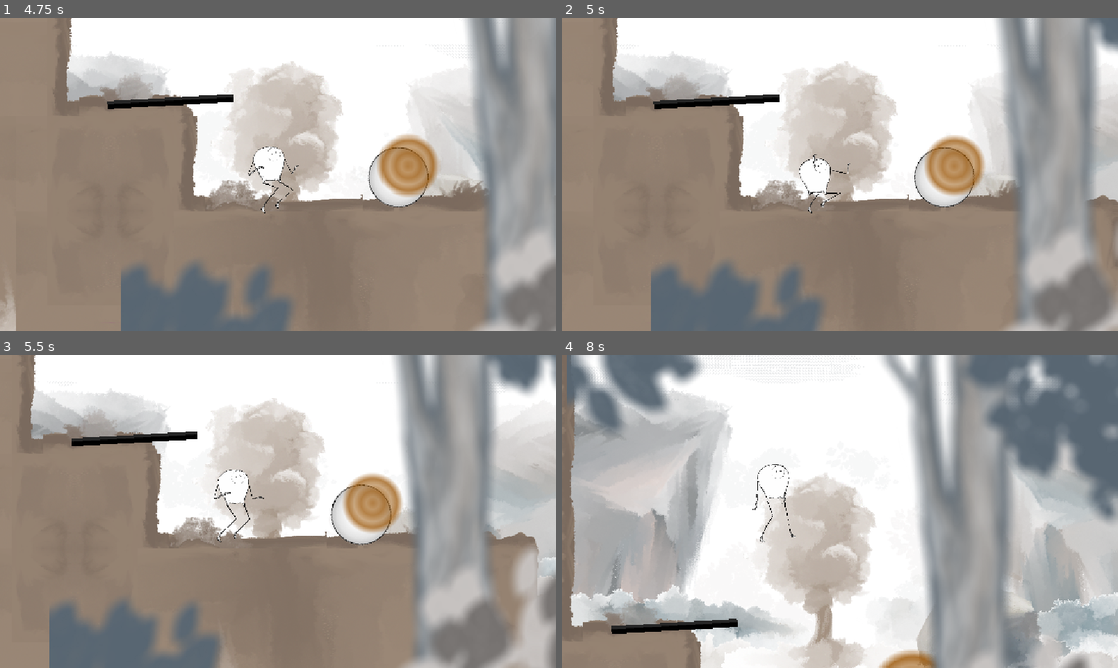
Above: before the commit, frames 1-4 (two rows, left to right).
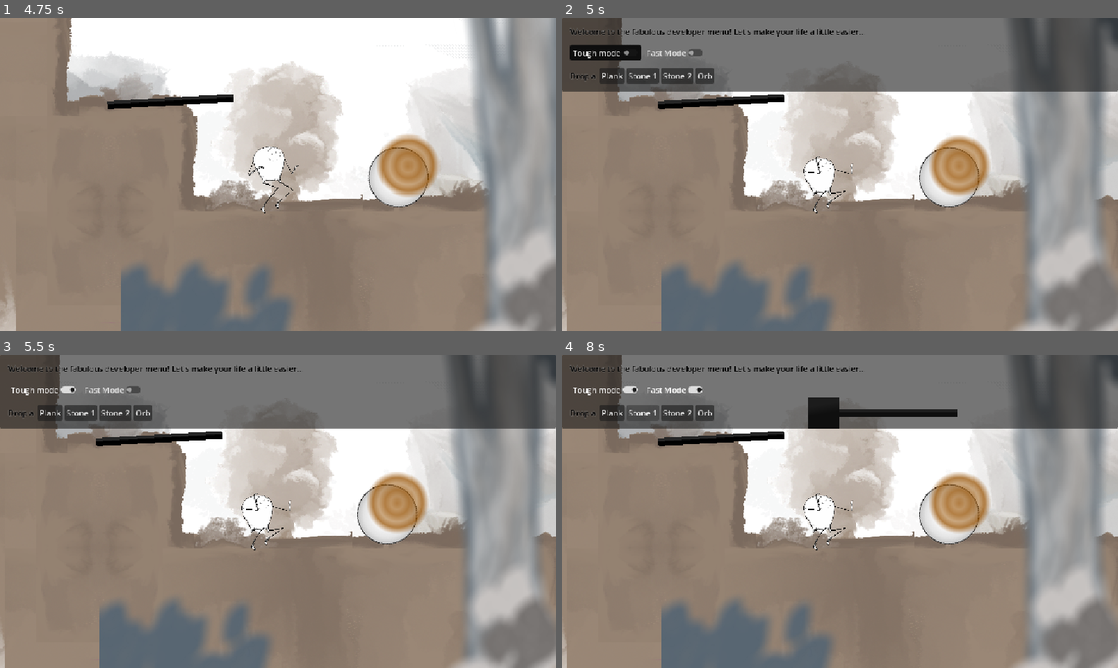
Above: after the commit, the same moments.

Repository: markguinn/wheel-of-worlds
Game: Godot game, scene res://main.tscn
Two runs of this game, one before a commit and one after it. Both use one fixed random seed, a clock stepped at 60 frames per second and the inputs below.
Inputs (mouse positions are in pixels of both pictures, inside the frame that each line leads up to):
- Up to frame 1 (4.75 s): click "Level 1" at 0.5 s; tap Enter (interact) at 1.25 s; move the mouse to (400, 158) at 1.27 s; hold Right (right) 1.28-2 s; hold Space (jump) 1.28-2 s; click (400, 158) at 1.42 s; drag from (166, 190) to (350, 140) at 2.02 s; move the mouse to (333, 105) at 2.77 s; hold Left (left) 2.78-3.5 s; hold Space (jump) 2.78-3.5 s; tap 0 at 2.85 s; drag from (250, 237) to (450, 165) at 3.52 s; move the mouse to (444, 221) at 4.27 s; hold Right (right) from 4.28 s (still down); hold Space (jump) from 4.28 s (still down); tap 8 at 4.35 s
- Up to frame 2 (5 s): keep holding Right (right); keep holding Space (jump); tap F (dev_menu, bound only after the commit) at 4.9 s
- Up to frame 3 (5.5 s): release Right (right) at 5 s; release Space (jump) at 5 s; click (44, 389) at 5 s, where only the run after the commit has a clickable "Tough mode"
- Up to frame 4 (8 s): click (673, 389) at 5.75 s, where only the run after the commit has a clickable "Fast Mode"; click (612, 411) at 6.5 s, where only the run after the commit has a clickable "Plank"; click (645, 411) at 7.25 s, where only the run after the commit has a clickable "Stone 1"

Frame 1 is identical in both runs. In frame 2, 32% of the frame differs, in the area x 0-100%, y 0-100%; in frame 3, 50%; in frame 4, 87%.

Commit message:
Added a "dev menu" (press F)

Diff:
--- a/actors/player/player.gd
+++ b/actors/player/player.gd
@@ -10,10 +10,9 @@
 @export var holding_hand: Node2D
 @export var resting_point: Node2D
 
-## may not use this but the idea was that we could try to animate the motion a little bit
-## to line up motion with the feet on the ground. it didn't pan out  very well but i didn't
-## rip it out yet. the animation is disabled
-@export var walk_multiplier := 1.0
+@export var tough_mode := false
+@export var jump_multiplier := 1.0
+@export var speed_multiplier := 1.0
 
 var last_floor_touch: int
 var is_holding_prop: Node2D = null
@@ -64,7 +63,6 @@
 		dust_particles_r.emitting = true
 
 
-var _dev_walk_speeds := {}
 func _input(event: InputEvent) -> void:
 	if event.is_action_pressed("jump") and can_jump():
 		state_machine.transition_by_name("Jump")
@@ -78,25 +76,6 @@
 		elif state_machine.get_active() != "Ragdoll":
 			state_machine.transition_by_name.call_deferred("Ragdoll")
 			get_viewport().set_input_as_handled()
-
-	if GameManager.DEV_MODE and event is InputEventKey and event.pressed and not event.is_echo():
-		match event.physical_keycode:
-			KEY_F:
-				for s in state_machine.get_states():
-					if is_zero_approx(_dev_walk_speeds.get(s.name, 0.0)):
-						_dev_walk_speeds[s.name] = s.horizontal_speed
-						s.horizontal_speed = 1000.0
-					else:
-						s.horizontal_speed = _dev_walk_speeds.get(s.name, 0.0)
-						_dev_walk_speeds[s.name] = 0.0
-				var jump := state_machine.get_state("Jump")
-				for k in ["jump_strength", "carrying_jump_strength"]:
-					if is_zero_approx(_dev_walk_speeds.get(k, 0.0)):
-						_dev_walk_speeds[k] = jump.get(k)
-						jump.set(k, 1800.0)
-					else:
-						jump.set(k, _dev_walk_speeds[k])
-						_dev_walk_speeds[k] = 0.0
 
 
 func _process(delta: float) -> void:
--- a/actors/player/states/base_player_state.gd
+++ b/actors/player/states/player_base_state.gd
@@ -49,7 +49,7 @@
 
 
 func _update_horizontal_movement(dir: Vector2, delta: float) -> void:
-	var target_vx: float = dir.x * horizontal_speed * player.walk_multiplier
+	var target_vx: float = dir.x * horizontal_speed * player.speed_multiplier
 	# feels annoying to have too much delay when changing directions
 	# this is imperfect though because it flips when you get to zero anyway. we can iterate more another time
 	var accel_val : float = TURNING_ACCEL if player.velocity.x and signf(target_vx) != signf(player.velocity.x) else WALK_ACCEL
--- a/actors/player/states/player_jump.gd
+++ b/actors/player/states/player_jump.gd
@@ -6,7 +6,7 @@
 
 
 @export var jump_strength := 900.0
-@export var carrying_jump_string := 600.0
+@export var carrying_jump_strength := 600.0
 
 
 func _entered(from_state: StateNode) -> void:
@@ -25,9 +25,9 @@
 	horizontal_speed = old_horizontal_speed
 
 	if player.is_holding_prop:
-		player.velocity += -GRAVITY_DIRECTION * carrying_jump_string
+		player.velocity += -GRAVITY_DIRECTION * carrying_jump_strength * player.jump_multiplier
 	else:
-		player.velocity += -GRAVITY_DIRECTION * jump_strength
+		player.velocity += -GRAVITY_DIRECTION * jump_strength * player.jump_multiplier
 
 
 func _process(delta: float) -> void:
--- a/actors/player/states/player_ragdoll.gd
+++ b/actors/player/states/player_ragdoll.gd
@@ -61,6 +61,12 @@
 	super.init_state(_machine, _target)
 	_init_ragdoll_elements.call_deferred()
 	ragdoll_bodies[0].entered_kill_zone.connect(_on_entered_kill_zone)
+
+
+func can_enter(from_state: StateNode) -> bool:
+	if player.tough_mode:
+		return false
+	return super.can_enter(from_state)
 
 
 func _entered(_prev_state: StateNode) -> void:
--- a/main.tscn
+++ b/main.tscn
@@ -6,6 +6,7 @@
 [ext_resource type="AudioStream" uid="uid://bflttih4i7ucd" path="res://_temp_replace_me_please/temp-layer3b.mp3" id="4_7mycd"]
 [ext_resource type="AudioStream" uid="uid://b50w8ka84lngi" path="res://_temp_replace_me_please/temp-wheel.mp3" id="5_lquwl"]
 [ext_resource type="PackedScene" uid="uid://dxykffs3v4670" path="res://screens/pause_menu/pause_menu.tscn" id="6_7mycd"]
+[ext_resource type="PackedScene" uid="uid://bmcqlphjm2pkh" path="res://screens/dev_menu/dev_menu.tscn" id="7_272bh"]
 
 [sub_resource type="Environment" id="Environment_lquwl"]
 background_mode = 3
@@ -188,15 +189,18 @@
 [node name="WorldEnvironment" type="WorldEnvironment" parent="." unique_id=725012286 groups=["world_environment"]]
 environment = SubResource("Environment_lquwl")
 
-[node name="Container" type="Node2D" parent="." unique_id=1880419414 groups=["scene_container"]]
-
-[node name="TitleScreen" parent="Container" unique_id=162755854 instance=ExtResource("1_ig7tw")]
-
-[node name="HUD" type="CanvasLayer" parent="." unique_id=61485945]
-
 [node name="BackgroundMusic" type="AudioStreamPlayer" parent="." unique_id=1500950709 groups=["background_music"]]
 stream = SubResource("AudioStreamInteractive_272bh")
 autoplay = true
 bus = &"Music"
 
+[node name="Container" type="Node2D" parent="." unique_id=1880419414 groups=["scene_container"]]
+
+[node name="TitleScreen" parent="Container" unique_id=162755854 instance=ExtResource("1_ig7tw")]
+
+[node name="HUD" type="CanvasLayer" parent="." unique_id=61485945]
+
 [node name="PauseMenu" parent="." unique_id=1472950510 instance=ExtResource("6_7mycd")]
+visible = false
+
+[node name="DevMenu" parent="." unique_id=1159089293 instance=ExtResource("7_272bh")]
--- a/project.godot
+++ b/project.godot
@@ -138,6 +138,11 @@
 , Object(InputEventKey,"resource_local_to_scene":false,"resource_name":"","device":-1,"window_id":0,"alt_pressed":false …(186 unchanged characters)…
 ]
 }
+dev_menu={
+"deadzone": 0.2,
+"events": [Object(InputEventKey,"resource_local_to_scene":false,"resource_name":"","device":-1,"window_id":0,"alt_pressed":false,"shift_pressed":false,"ctrl_pressed":false,"meta_pressed":false,"pressed":false,"keycode":0,"physical_keycode":70,"key_label":0,"unicode":102,"location":0,"echo":false,"script":null)
+]
+}
 
 [layer_names]
 
--- /dev/null
+++ b/screens/dev_menu/dev_menu.gd
@@ -0,0 +1,62 @@
+extends CanvasLayer
+
+@onready var first_button = $PanelContainer/MarginContainer/VBoxContainer/HBoxContainer/ToughMode
+
+
+func _ready() -> void:
+	hide()
+
+
+func _input(event: InputEvent) -> void:
+	Log.info(self, "wtf", event)
+	if GameManager.DEV_MODE and event.is_action_pressed("dev_menu"):
+		if visible:
+			hide()
+			get_tree().paused = false
+		else:
+			show()
+			get_tree().paused = true
+			first_button.grab_focus()
+
+
+func _on_tough_mode_toggled(toggled_on: bool) -> void:
+	GameManager.get_player().tough_mode = toggled_on
+
+
+func _on_fast_mode_toggled(toggled_on: bool) -> void:
+	var p := GameManager.get_player()
+	if toggled_on:
+		p.speed_multiplier = 4.0
+		p.jump_multiplier = 2.0
+		get_viewport().get_camera_2d().position_smoothing_speed = 10.0
+	else:
+		p.speed_multiplier = 1.0
+		p.jump_multiplier = 1.0
+		get_viewport().get_camera_2d().position_smoothing_speed = 5.0
+
+
+func _drop(prop: Node2D) -> void:
+	var player := GameManager.get_player()
+	if player:
+		player.get_parent().add_child(prop)
+		prop.global_position = player.global_position - Vector2(randf_range(-100, 100), 200)
+
+
+func _on_drop_plank_pressed() -> void:
+	var prop: Node2D = load("res://props/plank/plank.tscn").instantiate()
+	_drop(prop)
+
+
+func _on_drop_stone_1_pressed() -> void:
+	var prop: Node2D = load("res://props/stone/square_stone.tscn").instantiate()
+	_drop(prop)
+
+
+func _on_drop_stone_2_pressed() -> void:
+	var prop: Node2D = load("res://props/stone/triangle_stone.tscn").instantiate()
+	_drop(prop)
+
+
+func _on_drop_orb_pressed() -> void:
+	var prop: Node2D = load("res://props/orb/orb.tscn").instantiate()
+	_drop(prop)
--- /dev/null
+++ b/screens/dev_menu/dev_menu.tscn
@@ -0,0 +1,66 @@
+[gd_scene format=3 uid="uid://bmcqlphjm2pkh"]
+
+[ext_resource type="Script" uid="uid://ddtfmk4g0pqpe" path="res://screens/dev_menu/dev_menu.gd" id="1_i5xme"]
+
+[node name="DevMenu" type="CanvasLayer" unique_id=846982366]
+process_mode = 3
+script = ExtResource("1_i5xme")
+
+[node name="PanelContainer" type="PanelContainer" parent="." unique_id=1314668150]
+anchors_preset = 10
+anchor_right = 1.0
+offset_bottom = 27.0
+grow_horizontal = 2
+
+[node name="MarginContainer" type="MarginContainer" parent="PanelContainer" unique_id=2122863065]
+layout_mode = 2
+
+[node name="VBoxContainer" type="VBoxContainer" parent="PanelContainer/MarginContainer" unique_id=1399386264]
+layout_mode = 2
+theme_override_constants/separation = 16
+
+[node name="Label" type="Label" parent="PanelContainer/MarginContainer/VBoxContainer" unique_id=1770837509]
+layout_mode = 2
+text = "Welcome to the fabulous developer menu! Let's make your life a little easier..."
+
+[node name="HBoxContainer" type="HBoxContainer" parent="PanelContainer/MarginContainer/VBoxContainer" unique_id=1352136898]
+layout_mode = 2
+
+[node name="ToughMode" type="CheckButton" parent="PanelContainer/MarginContainer/VBoxContainer/HBoxContainer" unique_id=481173209]
+layout_mode = 2
+text = "Tough mode"
+
+[node name="FastMode" type="CheckButton" parent="PanelContainer/MarginContainer/VBoxContainer/HBoxContainer" unique_id=872686641]
+layout_mode = 2
+text = "Fast Mode"
+
+[node name="HBoxContainer2" type="HBoxContainer" parent="PanelContainer/MarginContainer/VBoxContainer" unique_id=193324177]
+layout_mode = 2
+
+[node name="Label" type="Label" parent="PanelContainer/MarginContainer/VBoxContainer/HBoxContainer2" unique_id=1467379618]
+layout_mode = 2
+text = "Drop a "
+
+[node name="DropPlank" type="Button" parent="PanelContainer/MarginContainer/VBoxContainer/HBoxContainer2" unique_id=1045201395]
+layout_mode = 2
+text = "Plank"
+
+[node name="DropStone1" type="Button" parent="PanelContainer/MarginContainer/VBoxContainer/HBoxContainer2" unique_id=1780186343]
+layout_mode = 2
+text = "Stone 1
+"
+
+[node name="DropStone2" type="Button" parent="PanelContainer/MarginContainer/VBoxContainer/HBoxContainer2" unique_id=23056377]
+layout_mode = 2
+text = "Stone 2"
+
+[node name="DropOrb" type="Button" parent="PanelContainer/MarginContainer/VBoxContainer/HBoxContainer2" unique_id=1609090595]
+layout_mode = 2
+text = "Orb"
+
+[connection signal="toggled" from="PanelContainer/MarginContainer/VBoxContainer/HBoxContainer/ToughMode" to="." method="_on_tough_mode_toggled"]
+[connection signal="toggled" from="PanelContainer/MarginContainer/VBoxContainer/HBoxContainer/FastMode" to="." method="_on_fast_mode_toggled"]
+[connection signal="pressed" from="PanelContainer/MarginContainer/VBoxContainer/HBoxContainer2/DropPlank" to="." method="_on_drop_plank_pressed"]
+[connection signal="pressed" from="PanelContainer/MarginContainer/VBoxContainer/HBoxContainer2/DropStone1" to="." method="_on_drop_stone_1_pressed"]
+[connection signal="pressed" from="PanelContainer/MarginContainer/VBoxContainer/HBoxContainer2/DropStone2" to="." method="_on_drop_stone_2_pressed"]
+[connection signal="pressed" from="PanelContainer/MarginContainer/VBoxContainer/HBoxContainer2/DropOrb" to="." method="_on_drop_orb_pressed"]
--- a/theme.tres
+++ b/theme.tres
@@ -12,3 +12,7 @@
 Label/colors/font_color = Color(0, 0, 0, 1)
 Label/colors/font_outline_color = Color(0.57700837, 0.5770084, 0.57700837, 1)
 Label/constants/outline_size = 2
+MarginContainer/constants/margin_bottom = 16
+MarginContainer/constants/margin_left = 16
+MarginContainer/constants/margin_right = 16
+MarginContainer/constants/margin_top = 16
Renamed: actors/player/states/base_player_state.gd.uid -> actors/player/states/player_base_state.gd.uid
Not shown, added: screens/dev_menu/dev_menu.gd.uid
